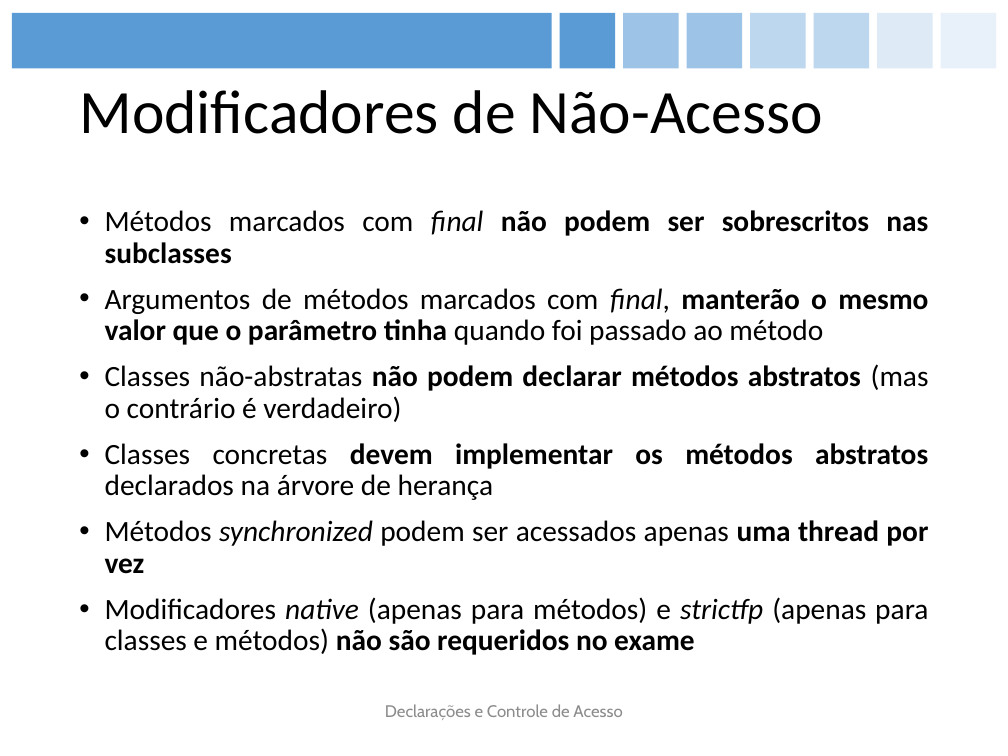
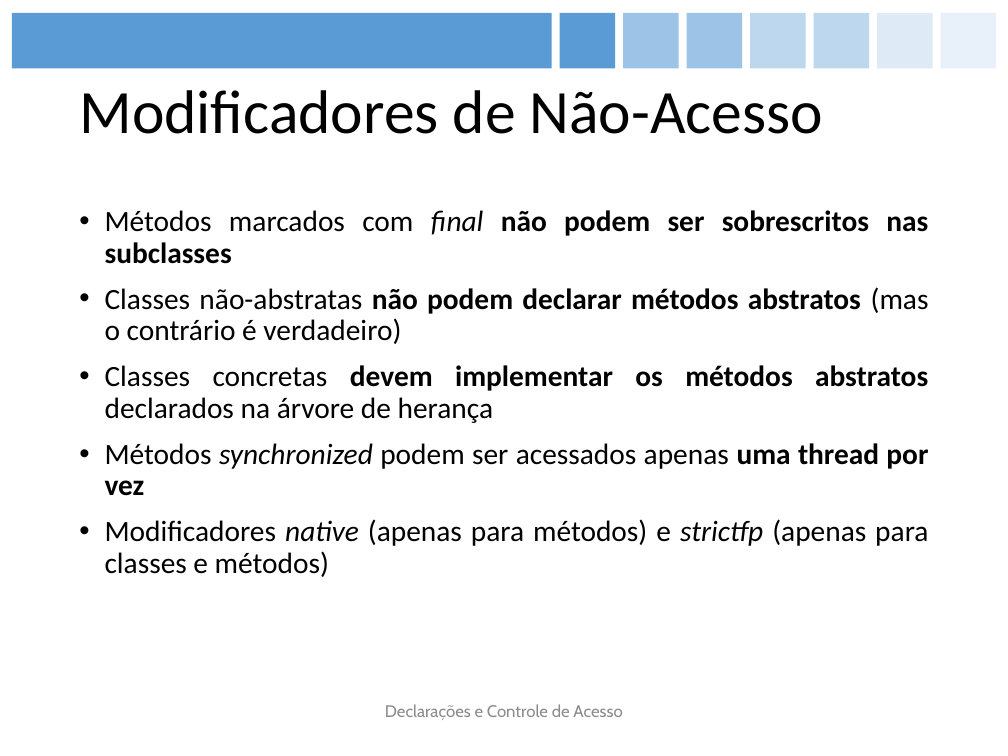
Before and after one commit to figueiredojrr/treinamentoJavaSeOcaAgosto, a slide deck: slide 24 of TreinamentoJavaSeOca/documentos/apresentação/OCA.pptx. Drawn at 1008x756 pixels with LibreOffice and Linux fonts; fonts in the diff are those of the drawing. Boxes give left, top, right and bottom in pixels: in the first picture for what was removed or moved away, otherwise in the second. Text is boxed around its words. In the diff, an @@ line names an element or a change of style, - is before the commit and + after.

```diff
--- a/TreinamentoJavaSeOca/documentos/apresentação/OCA.pptx
+++ b/TreinamentoJavaSeOca/documentos/apresentação/OCA.pptx
@@ text at (105, 288, 928, 345): paragraph removed @@
-• Argumentos de métodos marcados com final, manterão o mesmo valor que o parâmetro tinha quando foi passado ao método
@@ text at (105, 519, 928, 577): text changed @@
-• Modificadores native (apenas para métodos) e strictfp (apenas para classes e métodos) não são requeridos no exame
+• Modificadores native (apenas para métodos) e strictfp (apenas para classes e métodos)
```
Also in this commit, not shown: 20 other slides changed, 2 slides added.
